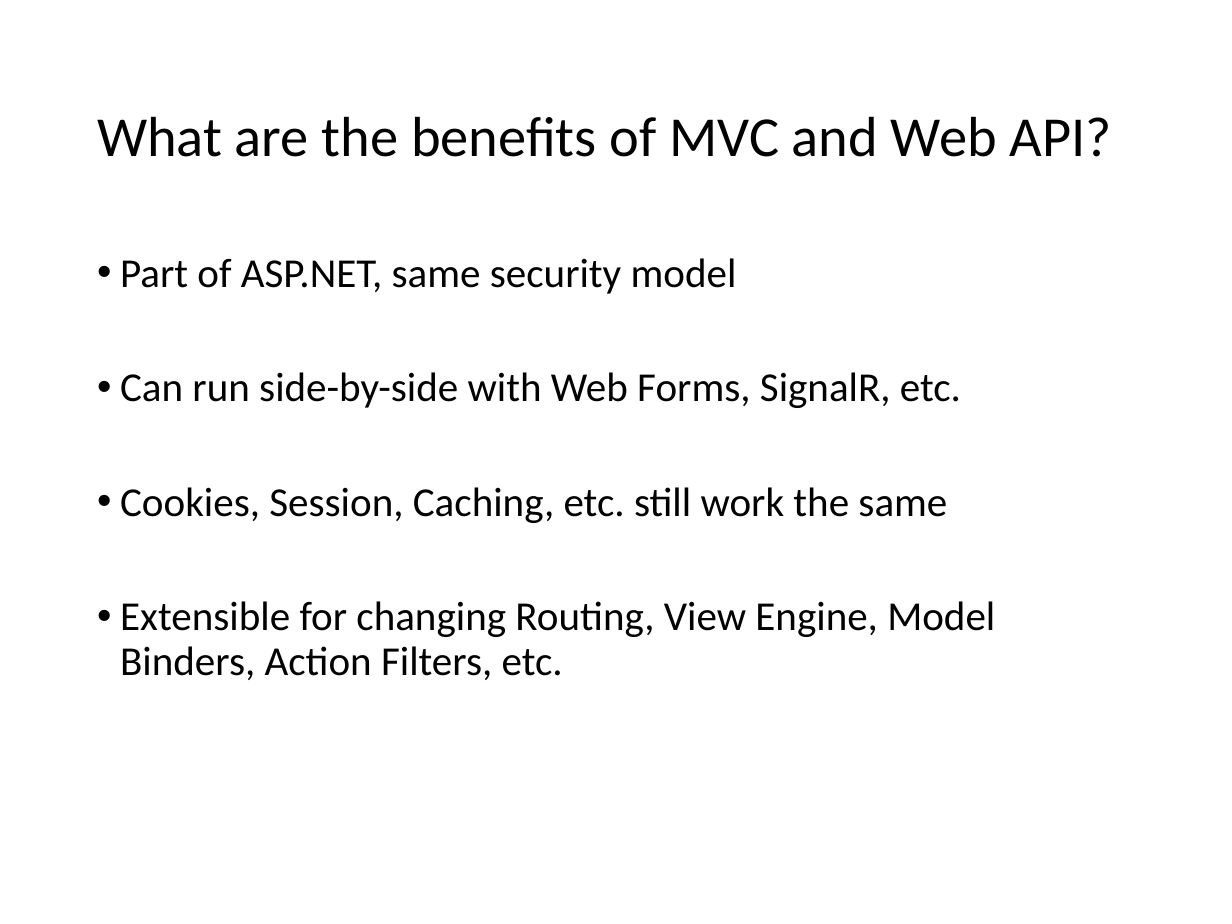
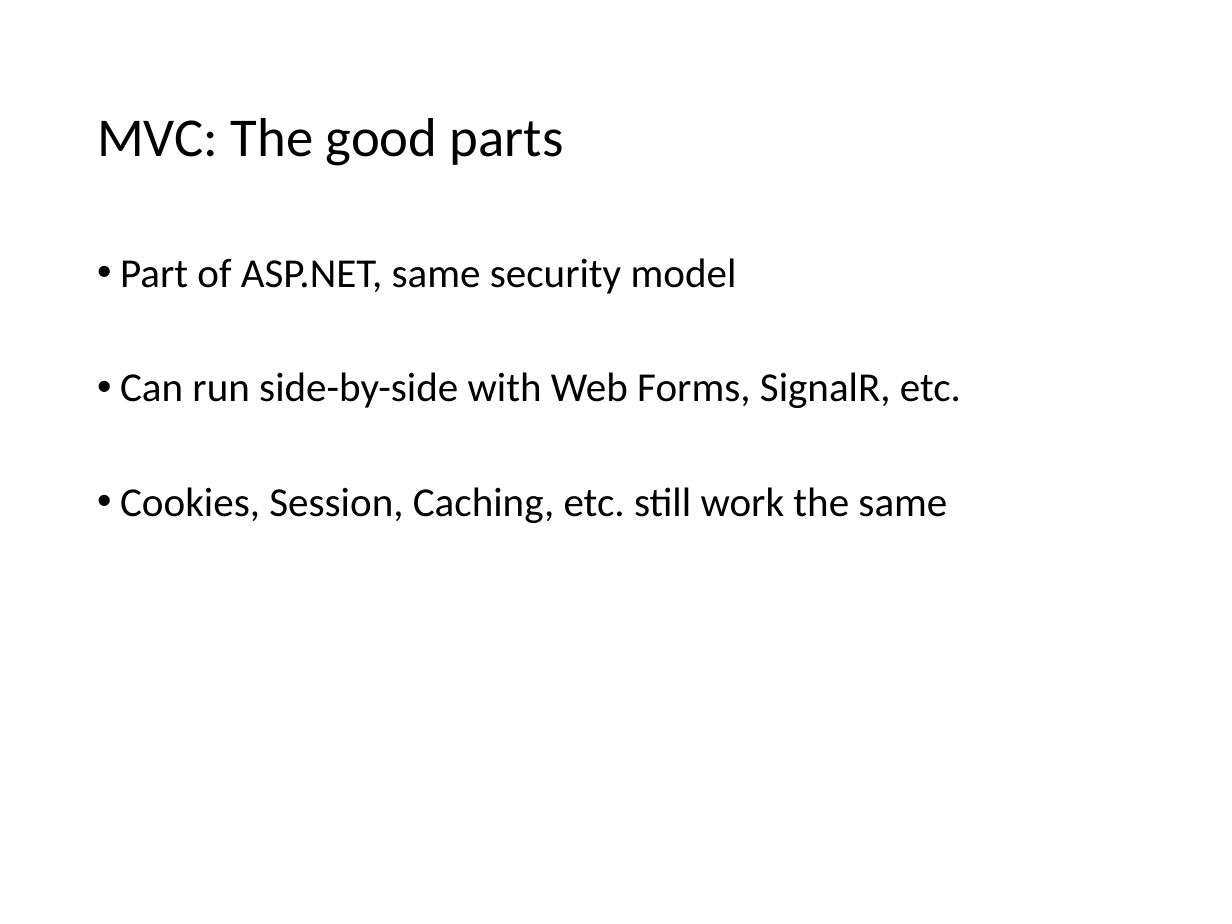
Before and after one commit to VolareSoftware/Presentations, a slide deck: slide 29 of Intro to MVC and Web API - Denver Dev Days/Introduction to MVC and Web API.pptx. Drawn at 1232x924 pixels with LibreOffice and Linux fonts; fonts in the diff are those of the drawing. Boxes give left, top, right and bottom in pixels: in the first picture for what was removed or moved away, otherwise in the second. Text is boxed around its words. In the diff, an @@ line names an element or a change of style, - is before the commit and + after.

```diff
--- a/Intro to MVC and Web API - Denver Dev Days/Introduction to MVC and Web API.pptx
+++ b/Intro to MVC and Web API - Denver Dev Days/Introduction to MVC and Web API.pptx
@@ title at <box>97,118,564,166</box>: text changed; size 33 to 32 pt @@
-What are the benefits of MVC and Web API?
+MVC: The good parts
@@ text at <box>120,601,995,680</box>: paragraph removed @@
-• Extensible for changing Routing, View Engine, Model Binders, Action Filters, etc.
```
Also in this commit, not shown: 17 other slides changed, 1 slide added, 1 slide removed.
